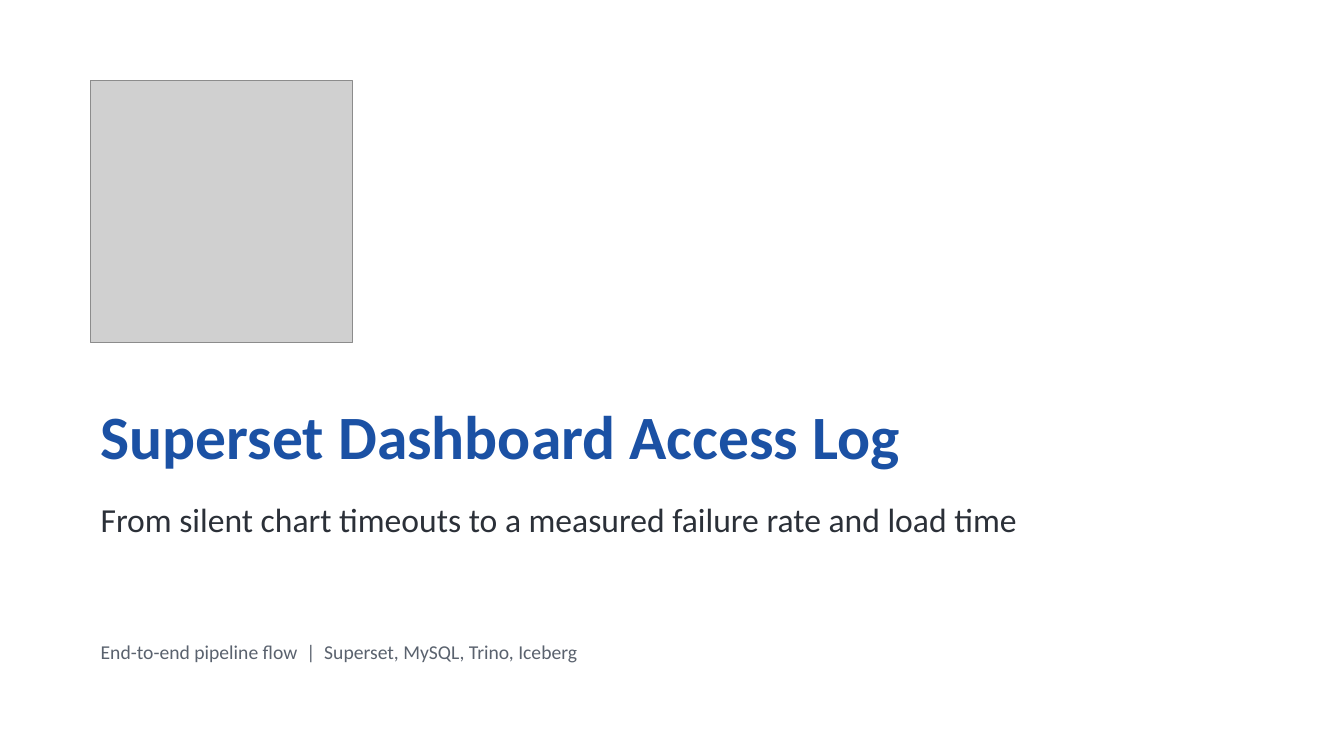
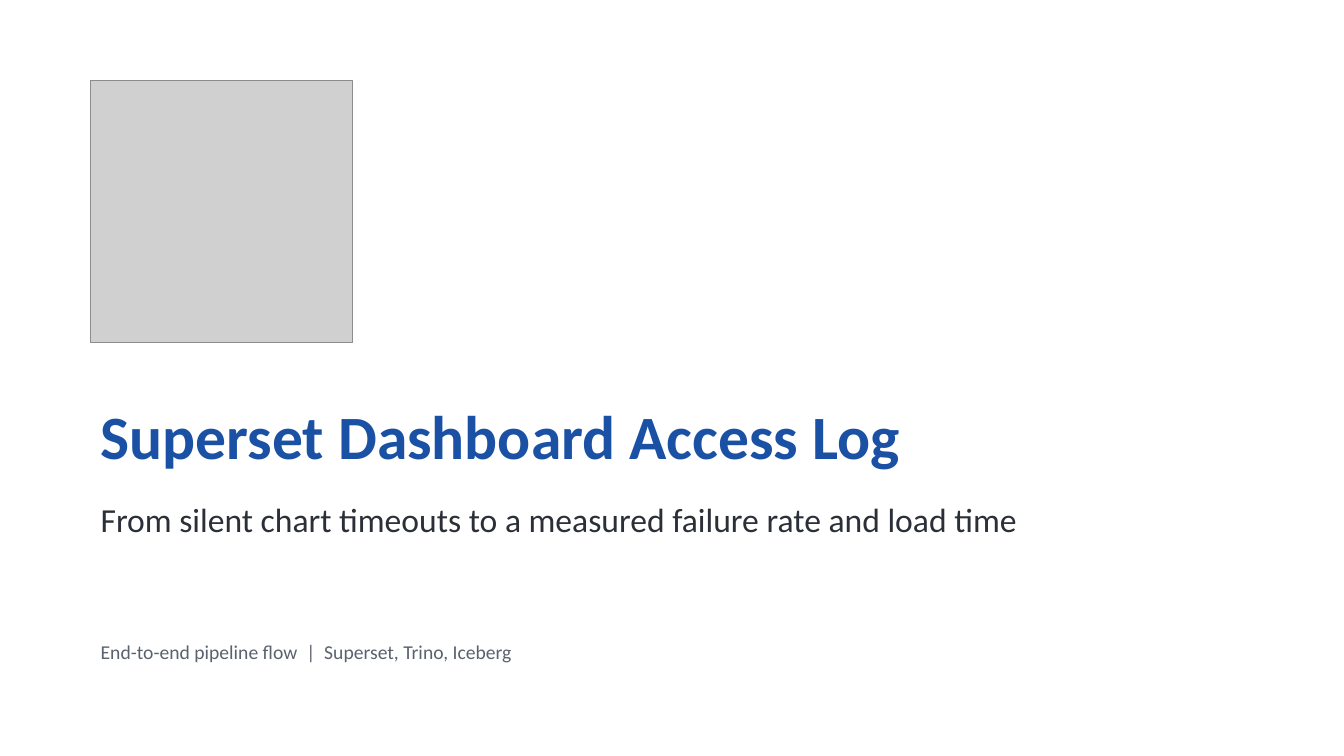
Before and after one commit to Mo-Khaled/Superset-Access-Log, a slide deck: slide 1 of docs/SCB_Pipeline_Flow.pptx. Drawn at 1344x756 pixels with LibreOffice and Linux fonts; fonts in the diff are those of the drawing; grey boxes stand for pictures. Boxes give left, top, right and bottom in pixels: in the first picture for what was removed or moved away, otherwise in the second. Text is boxed around its words. In the diff, an @@ line names an element or a change of style, - is before the commit and + after.

```diff
--- a/docs/SCB_Pipeline_Flow.pptx
+++ b/docs/SCB_Pipeline_Flow.pptx
@@ text at bbox=[101, 645, 512, 663]: text changed @@
-End-to-end pipeline flow | Superset, MySQL, Trino, Iceberg
+End-to-end pipeline flow | Superset, Trino, Iceberg
```
Also in this commit, not shown: 6 other slides changed, 36 other files.
